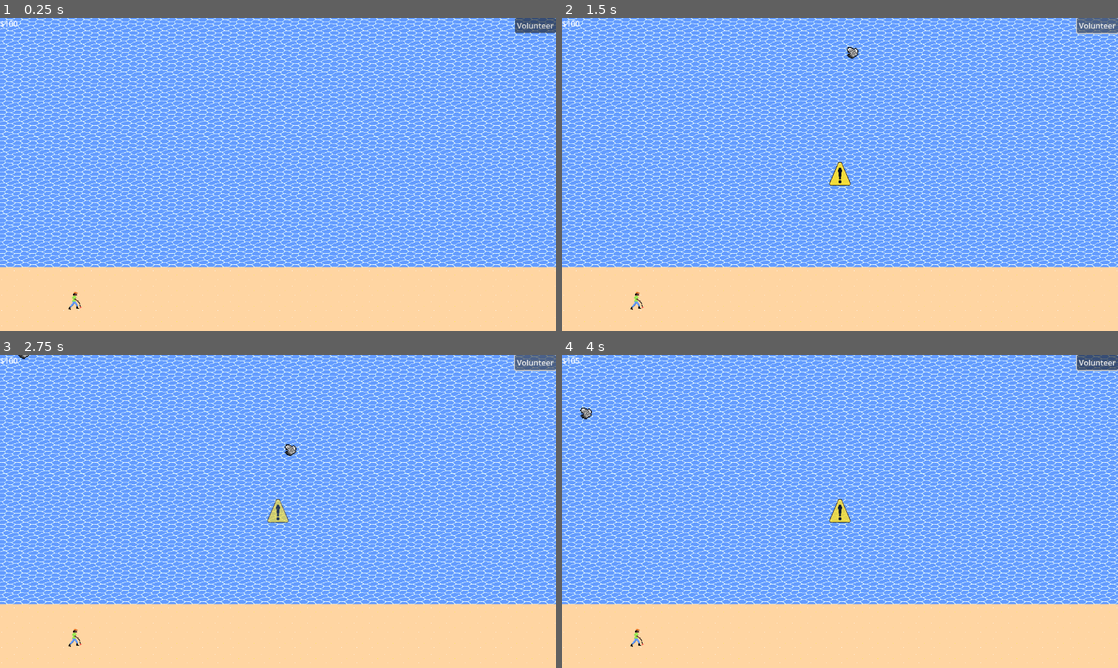
Above: before the commit, frames 1-4 (two rows, left to right).
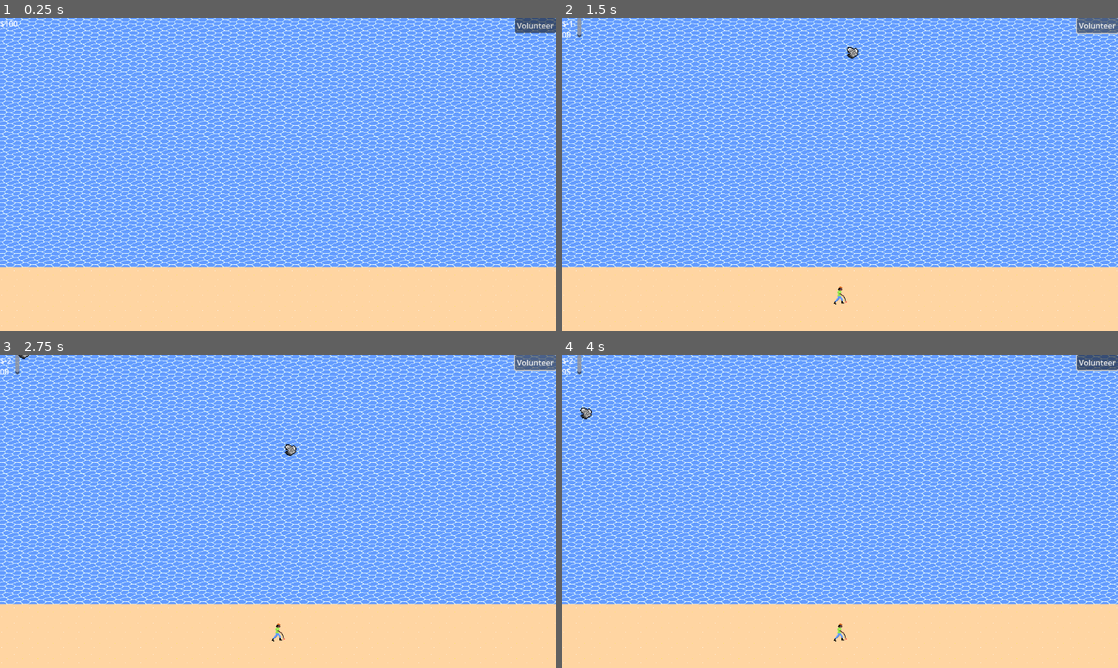
Above: after the commit, the same moments.

Repository: BlazingNeutron/calmbeforestorm
Game: Godot game, scene res://scenes/game.tscn
Same seed, same stepped clock (60 frames per second), same inputs: the game is played once before the commit and once after it. Sound files missing from this copy of the repository are replaced by a short silence.
Inputs (mouse positions are in pixels of both pictures, inside the frame that each line leads up to):
- Up to frame 1 (0.25 s): no input
- Up to frame 2 (1.5 s): click "Volunteer" at 0.5 s; click "Volunteer" at 1.25 s
- Up to frame 3 (2.75 s): click "Volunteer" at 2 s
- Up to frame 4 (4 s): move the mouse to (851, 448) at 2.77 s; click (851, 448) at 2.85 s; move the mouse to (584, 389) at 3.52 s; tap Space (test_lightning) at 3.6 s; click (584, 389) at 3.67 s

The runs differ from the first frame. In frame 1, less than 0.1% of the frame differs, in the area x 12-15%, y 87-94%; in frame 2, 0.4%, in the area x 0-52%, y 0-94%; in frame 3, 0.4%; in frame 4, 0.4%.

Commit message:
Set up a purchase of a volunteer

Diff:
--- a/project.godot
+++ b/project.godot
@@ -18,6 +18,7 @@
 [autoload]
 
 BackgroundMusic="*res://scenes/background_music.tscn"
+AccountManager="*res://scenes/account_manager.tscn"
 
 [display]
 
--- /dev/null
+++ b/scenes/account_manager.tscn
@@ -0,0 +1,6 @@
+[gd_scene load_steps=2 format=3 uid="uid://cqh0hfnywqk44"]
+
+[ext_resource type="Script" path="res://scripts/account_manager.gd" id="1_obtx7"]
+
+[node name="AccountManager" type="Node"]
+script = ExtResource("1_obtx7")
--- a/scenes/game.tscn
+++ b/scenes/game.tscn
@@ -6,7 +6,6 @@
 [ext_resource type="PackedScene" uid="uid://bfka3w6b3sayd" path="res://scenes/waste_spawner.tscn" id="3_44yya"]
 [ext_resource type="PackedScene" uid="uid://c0luf734cnh5g" path="res://scenes/picker_upper_manager.tscn" id="3_jhrrb"]
 [ext_resource type="PackedScene" uid="uid://d3y2w6dk2qoel" path="res://scenes/hud.tscn" id="4_ef12f"]
-[ext_resource type="PackedScene" uid="uid://b10cl55tii0or" path="res://scenes/picker_upper.tscn" id="4_pk4d3"]
 [ext_resource type="Texture2D" uid="uid://b2x2cxuborgot" path="res://assets/water2.png" id="5_vg7g7"]
 
 [sub_resource type="TileSetAtlasSource" id="TileSetAtlasSource_8asoa"]
@@ -45,20 +44,20 @@
 tile_map_data = PackedByteArray("AADq/wcAAQAAAAAAAADq/wgAAQAAAAAAAADq/wkAAQAAAAAAAADq/woAAQAAAAAAAADq/wsAAQAAAAAAAADq/w …(16688 unchanged characters)…
 tile_set = SubResource("TileSet_k6gmy")
 
-[node name="Waste" type="Node2D" parent="."]
-
-[node name="WasteSpawner" parent="Waste" instance=ExtResource("3_44yya")]
-
-[node name="PickerUppers" type="Node2D" parent="."]
-
-[node name="PickerUpperManager" parent="PickerUppers" instance=ExtResource("3_jhrrb")]
+[node name="WasteContainer" type="Node2D" parent="."]
 unique_name_in_owner = true
 
-[node name="PickerUpper" parent="PickerUppers" instance=ExtResource("4_pk4d3")]
-position = Vector2(-421, 261)
+[node name="WasteSpawner" parent="WasteContainer" instance=ExtResource("3_44yya")]
+
+[node name="PickerUppersContainer" type="Node2D" parent="."]
+unique_name_in_owner = true
+
+[node name="PickerUpperManager" parent="PickerUppersContainer" instance=ExtResource("3_jhrrb")]
+unique_name_in_owner = true
 
 [node name="StormTimer" type="Timer" parent="."]
 unique_name_in_owner = true
+wait_time = 60.0
 
-[connection signal="spawned_trash" from="Waste/WasteSpawner" to="PickerUppers/PickerUpperManager" method="_on_waste_spawner_spawned_trash"]
+[connection signal="spawned_trash" from="WasteContainer/WasteSpawner" to="PickerUppersContainer/PickerUpperManager" method="_on_waste_spawner_spawned_trash"]
 [connection signal="timeout" from="StormTimer" to="." method="_on_storm_timer_timeout"]
--- a/scenes/hud.tscn
+++ b/scenes/hud.tscn
@@ -29,4 +29,5 @@
 text = "$100"
 
 [node name="StormWarning" parent="." instance=ExtResource("3_e5k40")]
-visible = true
+
+[connection signal="pressed" from="StoreContainer/Volunteer" to="." method="_on_volunteer_pressed"]
--- /dev/null
+++ b/scripts/account_manager.gd
@@ -0,0 +1,19 @@
+extends Node
+
+signal _on_money_changed(money)
+signal purchase_volunteer
+
+@export var starting_money : 	int = 100
+var money : int = 0
+
+func _ready() -> void:
+	money = starting_money
+
+func credit_account() -> void:
+	money += 5
+	_on_money_changed.emit(money)
+
+func debit_account() -> void:
+	money -= 100
+	_on_money_changed.emit(money)
+	purchase_volunteer.emit()
--- a/scripts/hud.gd
+++ b/scripts/hud.gd
@@ -2,24 +2,22 @@
 
 @onready var lightning: CanvasLayer = $lightning
 @onready var money_label: RichTextLabel = %Money
-@onready var picker_upper_manager: Node2D = %PickerUpperManager
 @onready var storm_warning_icon: Node = $StormWarning
 
-@export var starting_money : int = 100
-var money : int = 0
-
 func _ready() -> void:
-	picker_upper_manager.update_money.connect(_on_update_money)
-	money = starting_money
+	AccountManager._on_money_changed.connect(update_money)
 
 # Called every frame. 'delta' is the elapsed time since the previous frame.
 func _process(_delta: float) -> void:
 	if Input.is_action_just_pressed("test_lightning"):
 		lightning.lightning_strike()
 
-func _on_update_money() -> void:
-	money += 5
+func update_money(money : int) -> void:
 	money_label.text = "$" + str(money)
 
 func storm_warning() -> void:
 	storm_warning_icon.start_storm_warning()
+
+func _on_volunteer_pressed() -> void:
+	print("volunteer purchased")
+	AccountManager.debit_account()
--- a/scripts/picker_upper.gd
+++ b/scripts/picker_upper.gd
@@ -1,14 +1,9 @@
 extends Node2D
-
-signal adopted(picker_upper)
-
-@onready var picker_upper_manager: Node2D = $"../PickerUpperManager"
 
 @export var speed : int = 120
 @export var is_beach_bound : bool = true
-# @export var capacity = 0
+@export var capacity = 0
 
-# Called when the node enters the scene tree for the first time.
-func _ready() -> void:
-	self.adopted.connect(picker_upper_manager._on_picker_upper_adopted)
-	adopted.emit(self)
+func spawn_position() -> Vector2:
+	#assert(false, "Please override `spawn_position()` in the derived script.")
+	return Vector2(0, 250)
--- a/scripts/picker_upper_manager.gd
+++ b/scripts/picker_upper_manager.gd
@@ -1,10 +1,15 @@
 extends Node2D
 
-signal update_money
+@onready var picker_uppers_container: Node2D = %PickerUppersContainer
+
+var volunteer_object = load("res://scenes/picker_upper.tscn")
 
 var trash_array : Array = []
 var beach_trash_array : Array = []
 var picker_upper_array : Array = []
+
+func _ready() -> void:
+	AccountManager.purchase_volunteer.connect(adopt_picker_upper)
 
 func _on_waste_spawner_spawned_trash(new_trash) -> void:
 	#print("spawned trash ", new_trash.position.x)
@@ -25,11 +30,7 @@
 	if beach_trash_index > -1:
 		#print("beach trash removed")
 		beach_trash_array.remove_at(beach_trash_index)
-	update_money.emit()
-
-func _on_picker_upper_adopted(picker_upper) -> void:
-	#	print("picker upper added", picker_upper)
-	picker_upper_array.push_front(picker_upper)
+	AccountManager.credit_account()
 
 # Called every frame. 'delta' is the elapsed time since the previous frame.
 func _process(delta: float) -> void:
@@ -45,6 +46,14 @@
 					#print("found a close beach garbage for volunteer", trash.position)
 					shortest_distance = distance
 					closest_trash = trash
+		else:
+			for trash in trash_array:
+				var trash_pos = trash.global_position
+				var distance = current_pu_position.distance_to(trash_pos)
+				if distance < shortest_distance:
+					#print("found a close beach garbage for volunteer", trash.position)
+					shortest_distance = distance
+					closest_trash = trash
 		if closest_trash != null:
 			#print("found beach garbage for volunteer")
 			var distance = pu.position.distance_to(closest_trash.position)
@@ -52,4 +61,10 @@
 			pu.move_and_slide()
 			if distance < 10:
 				closest_trash.get_picked_up()
-				update_money.emit()
+
+func adopt_picker_upper() -> void:
+	#print("adding volunteer")
+	var new_picker_upper = volunteer_object.instantiate()
+	new_picker_upper.position = new_picker_upper.spawn_position()
+	picker_uppers_container.add_child(new_picker_upper)
+	picker_upper_array.push_front(new_picker_upper)
Not shown: 1 places in scenes/game.tscn that only renumber resources
